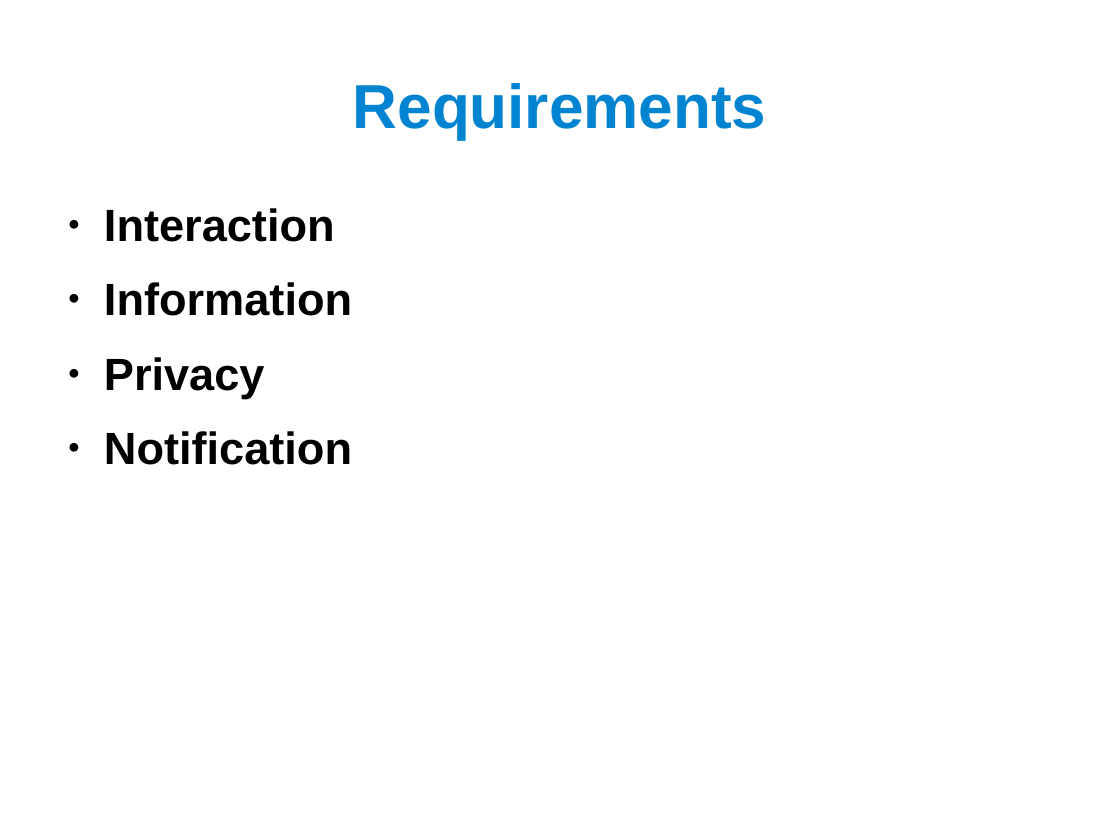
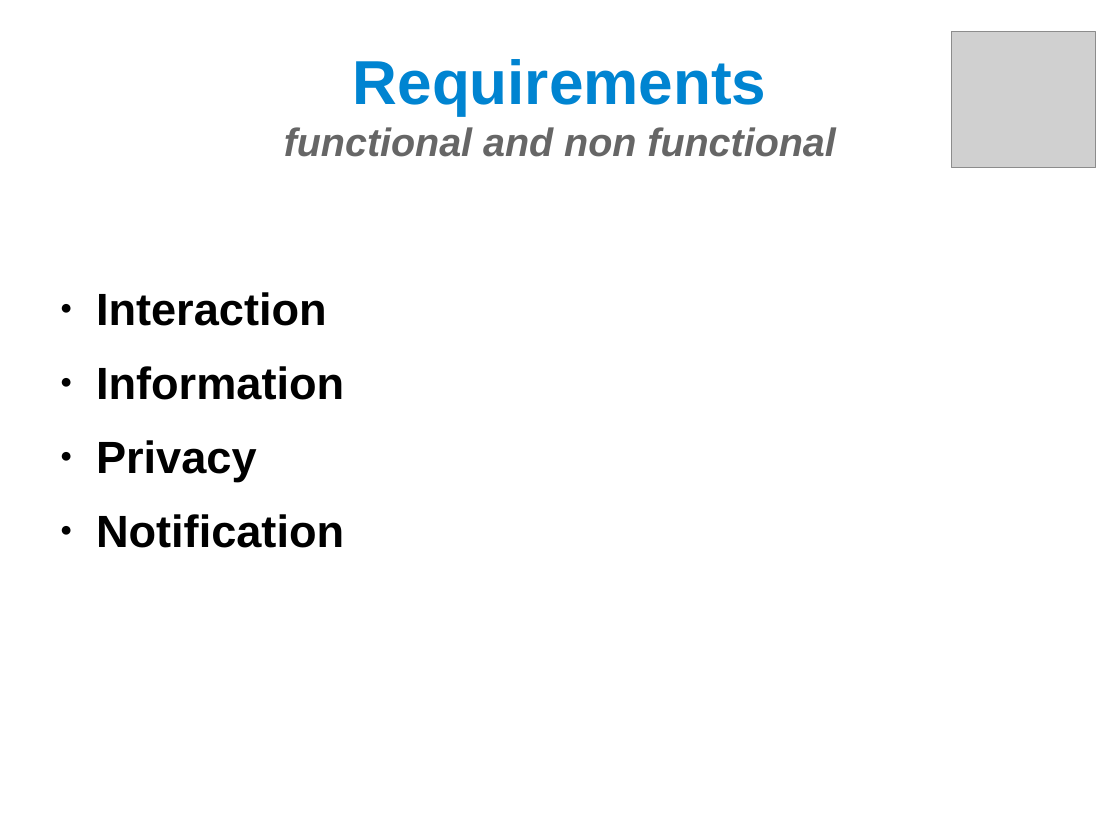
Before and after one commit to nico-mkhatvari/SE2, a slide deck: slide 4 of Presentation.odp (slide 5 before the commit). Drawn at 1120x840 pixels with LibreOffice and Linux fonts; fonts in the diff are those of the drawing; grey boxes stand for pictures. Boxes give left, top, right and bottom in pixels: in the first picture for what was removed or moved away, otherwise in the second. Text is boxed around its words. In the diff, an @@ line names an element or a change of style, - is before the commit and + after.

```diff
--- a/Presentation.odp
+++ b/Presentation.odp
@@ title at [284,59,835,157]: text changed; size 44 to 28 pt; text colour #0084D1 to #666666; italic on @@
-Requirements
+Requirements
+functional and non functional
@@ picture added at [952,32,1097,168] @@
@@ text "Interaction": place and size @@
-text "Interaction" at [104,208,352,465]
+text "Interaction" at [96,292,344,548]
```
Also in this commit, not shown: 15 other slides changed, 9 slides added, 4 slides removed.
